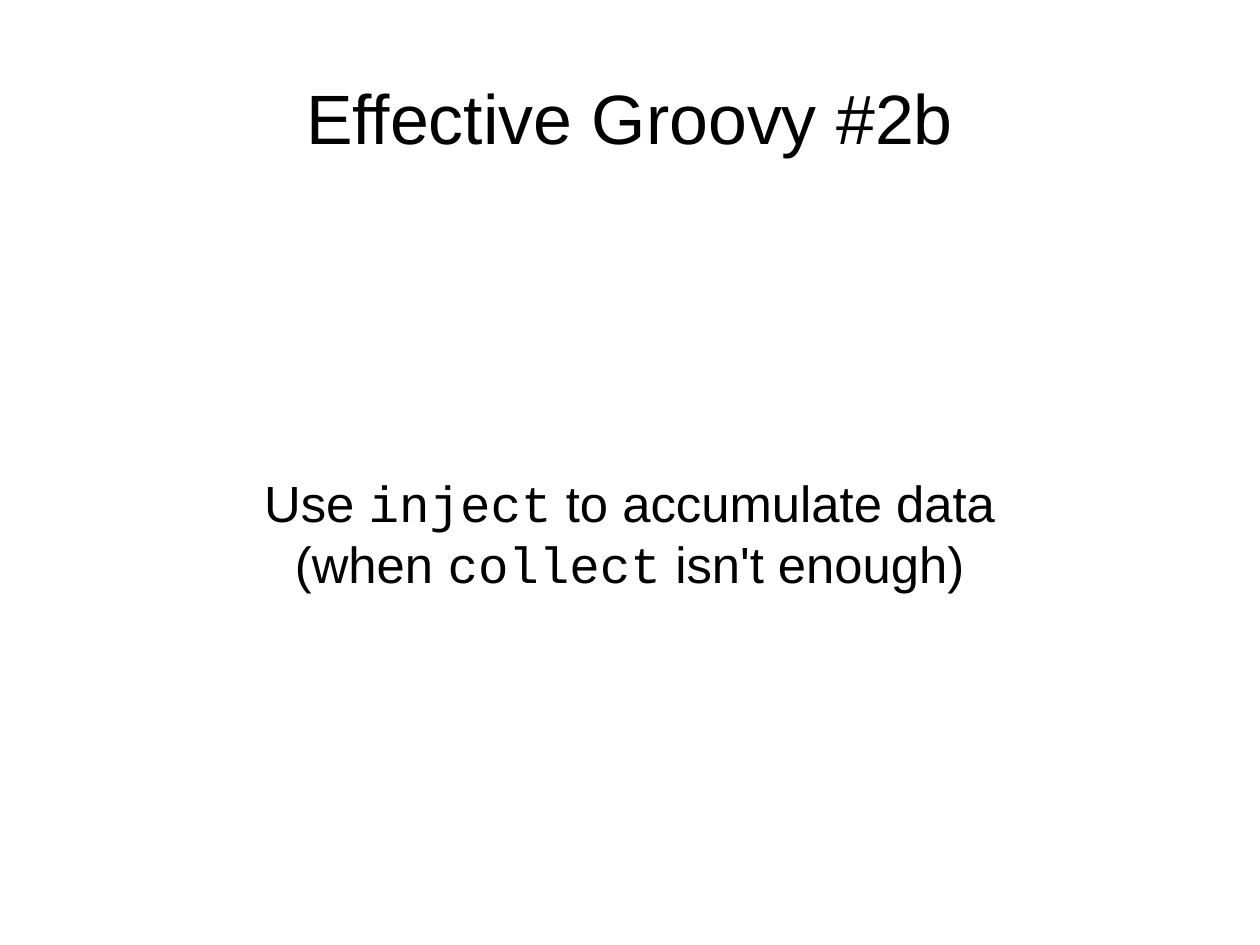
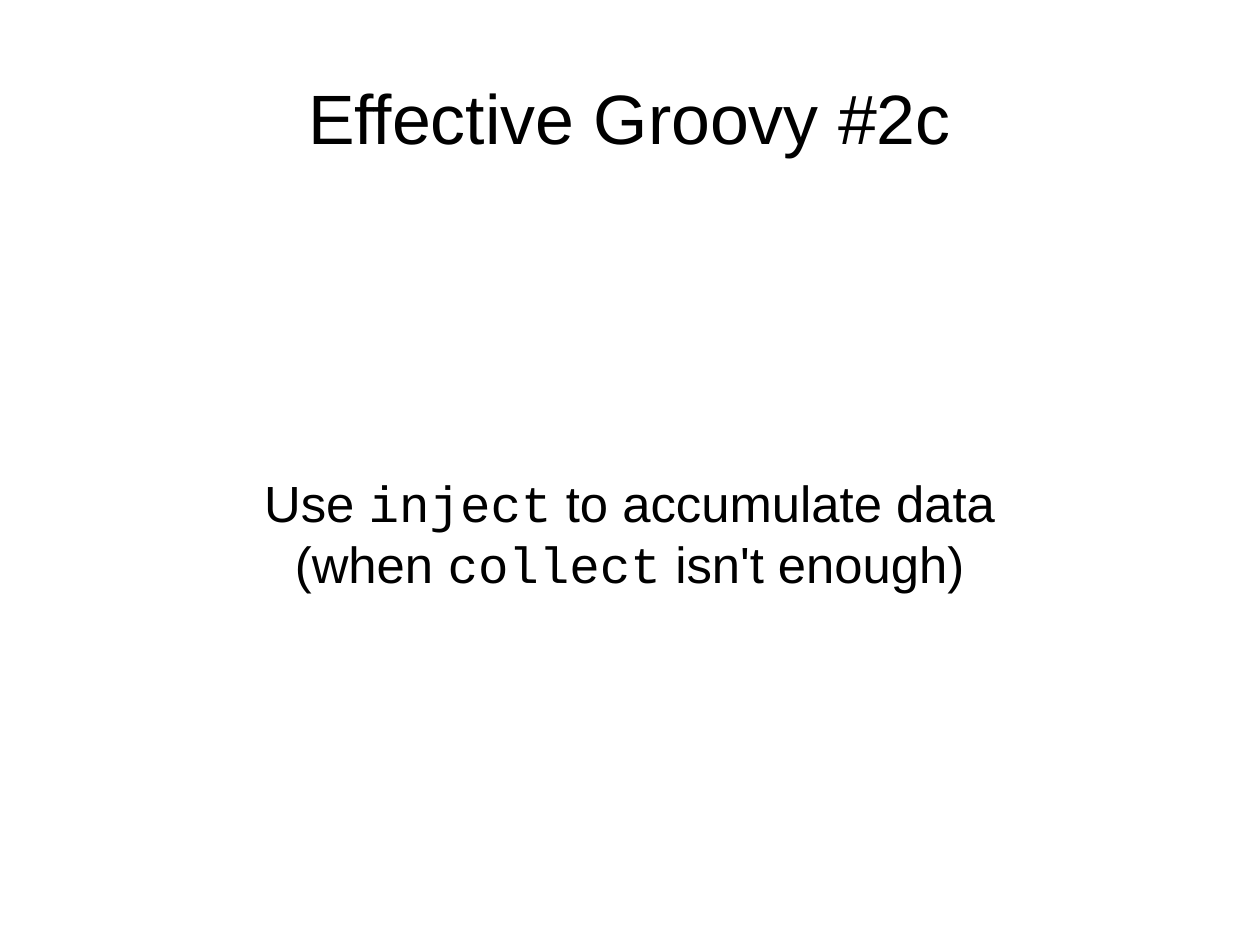
Before and after one commit to HamletDRC/presentations, a slide deck: slide 14 of effectivegroovy/effectivegroovy_springio2011.odp (slide 13 before the commit). Drawn at 1260x945 pixels with LibreOffice and Linux fonts; fonts in the diff are those of the drawing; background and template pictures are left out. Boxes give left, top, right and bottom in pixels: in the first picture for what was removed or moved away, otherwise in the second. Text is boxed around its words. In the diff, an @@ line names an element or a change of style, - is before the commit and + after.

Commit message:
effective grovoy, small slide changes.

```diff
--- a/effectivegroovy/effectivegroovy_springio2011.odp
+++ b/effectivegroovy/effectivegroovy_springio2011.odp
@@ title at [308,93,951,157]: text changed @@
-Effective Groovy #2b
+Effective Groovy #2c
```
Also in this commit, not shown: 9 other slides changed, 1 slide added, 2 other files.
